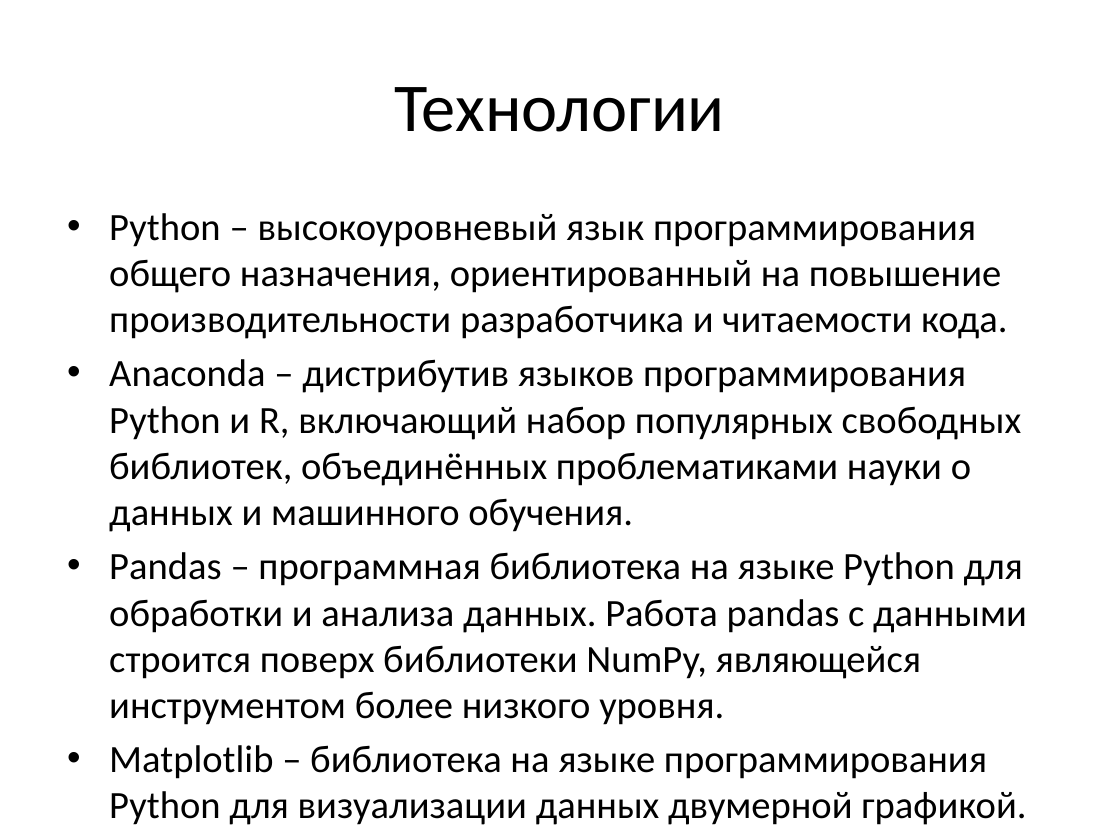
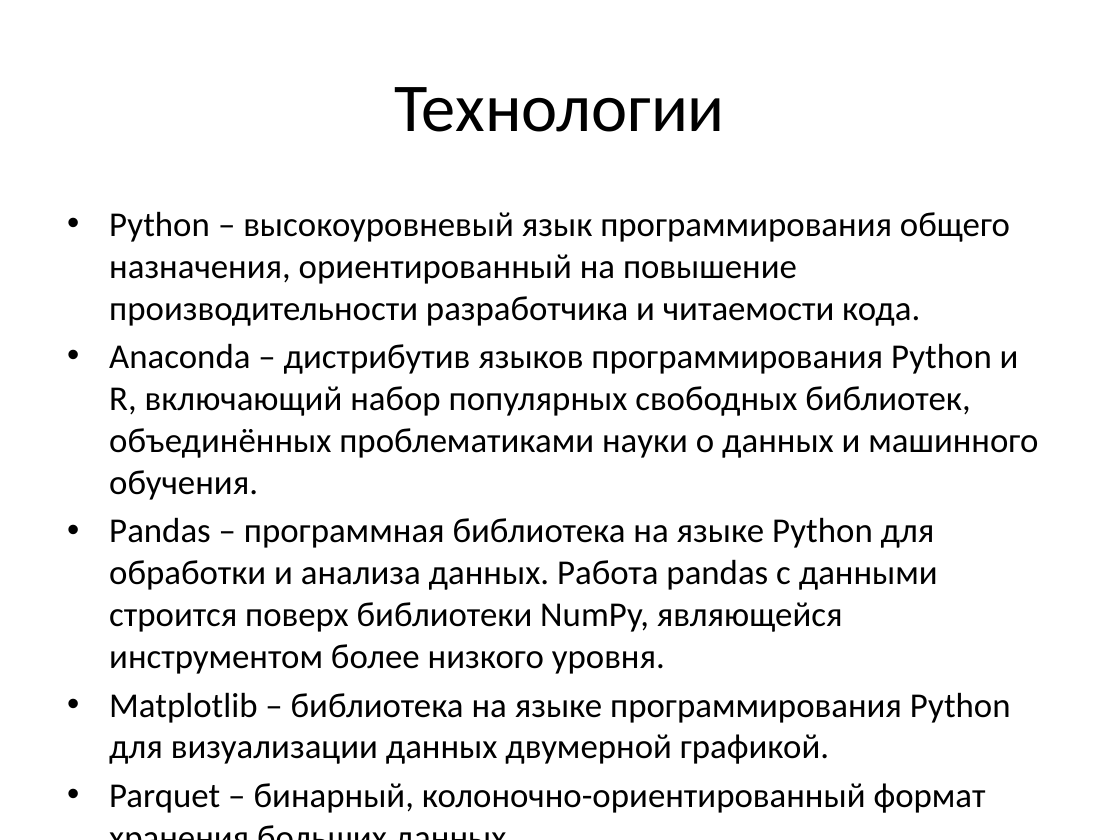
Before and after one commit to MaximNosko/KKR, a slide deck: slide 3 of Анализ эпидемиологических и экономических показателей в период пандемии.pptx. Drawn at 1120x840 pixels with LibreOffice and Linux fonts; fonts in the diff are those of the drawing. Boxes give left, top, right and bottom in pixels: in the first picture for what was removed or moved away, otherwise in the second. Text is boxed around its words. In the diff, an @@ line names an element or a change of style, - is before the commit and + after.

```diff
--- a/Анализ эпидемиологических и экономических показателей в период пандемии.pptx
+++ b/Анализ эпидемиологических и экономических показателей в период пандемии.pptx
@@ text at box(109, 211, 1038, 764): size 24.8 to 22.4 pt in "Python – высокоуровневый язык программирования общего назнач ...", "Anaconda – дистрибутив языков программирования Python и ...", "Pandas – программная библиотека на языке Python ...", "Matplotlib – библиотека на языке программирования Python ..." @@
@@ text at box(109, 783, 986, 813): paragraph added @@
+• Parquet – бинарный, колоночно-ориентированный формат хранения больших данных.
```
Also in this commit, not shown: 1 other slide changed, 4 slides added, 6 other files.
